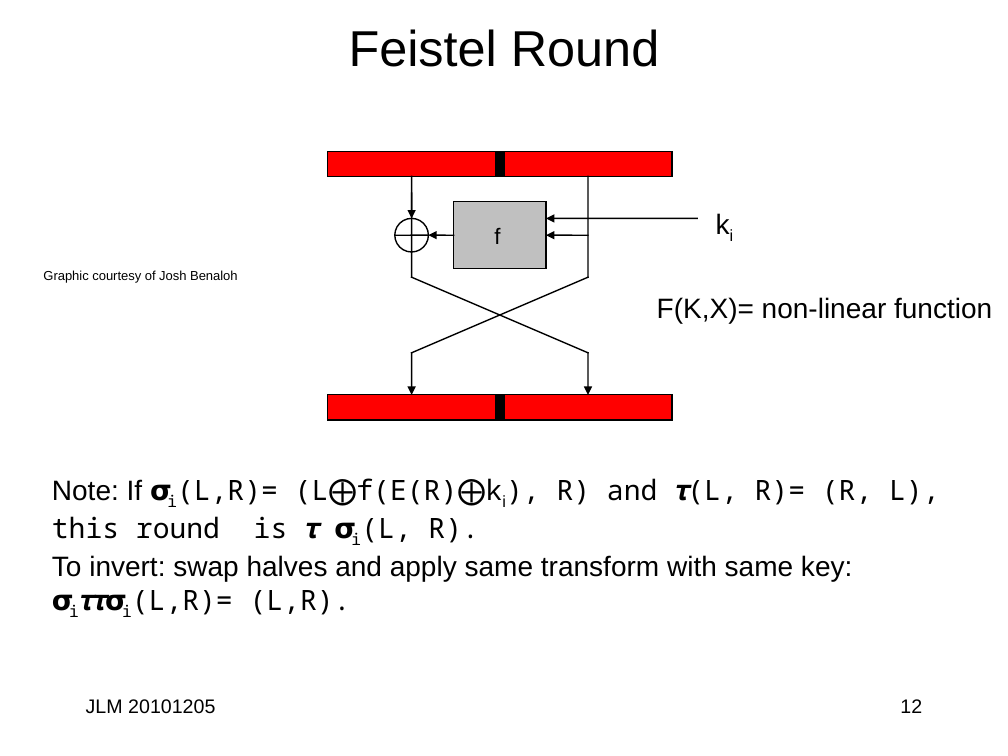
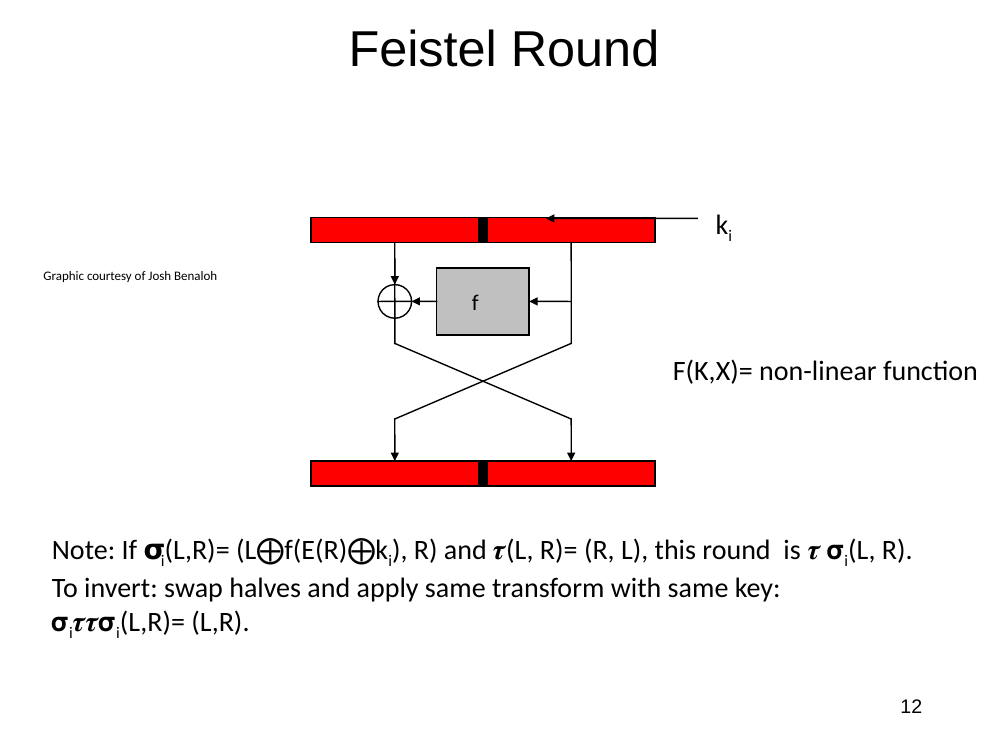
Before and after one commit to jlmucb/class_notes, a slide deck: slide 12 of BerkeleyClass/CS290Spring2013/Lectures/Cryptoclass3.pptx. Drawn at 1008x756 pixels with LibreOffice and Linux fonts; fonts in the diff are those of the drawing. Boxes give left, top, right and bottom in pixels: in the first picture for what was removed or moved away, otherwise in the second. Text is boxed around its words. In the diff, an @@ line names an element or a change of style, - is before the commit and + after.

```diff
--- a/BerkeleyClass/CS290Spring2013/Lectures/Cryptoclass3.pptx
+++ b/BerkeleyClass/CS290Spring2013/Lectures/Cryptoclass3.pptx
@@ 3 rectangles: place and size @@
-3 rectangles at <box>328,151,546,420</box>
+3 rectangles at <box>310,218,529,486</box>
@@ font Arial to Calibri in 4 elements at <box>706,202,746,245</box>, <box>43,271,217,282</box>, <box>673,359,978,384</box>, <box>436,268,529,336</box> @@
@@ 5 lines, 5 arrows, 4 rectangles, 1 ellipse: place and size @@
-5 lines, 5 arrows, 4 rectangles, 1 ellipse at <box>395,151,672,420</box>
+5 lines, 5 arrows, 4 rectangles, 1 ellipse at <box>378,218,655,486</box>
@@ text "F(K,X)= non-linear function": place and size @@
-text "F(K,X)= non-linear function" at <box>657,297,992,323</box>
+text "F(K,X)= non-linear function" at <box>673,359,978,384</box>
@@ text "Note: If 𝞂i(L,R)= (L⨁f(E(R)⨁ki), R) ...": place and size @@
-text "Note: If 𝞂i(L,R)= (L⨁f(E(R)⨁ki), R) ..." at <box>52,478,939,615</box>
+text "Note: If 𝞂i(L,R)= (L⨁f(E(R)⨁ki), R) ..." at <box>52,538,913,635</box>
@@ text "Note: If 𝞂i(L,R)= (L⨁f(E(R)⨁ki), R) ..." at <box>52,538,913,635</box>: font Arial to Calibri in "Note: If (L⨁f(E(R)⨁ki),", "To invert: swap halves and apply same ..."; font Noto Sans Mono to Calibri in "𝞂i(L,R)= (L⨁f(E(R)⨁ki), R) and 𝝉(L, R)= (R, ...", "𝞂i𝝉𝝉𝞂i(L,R)= (L,R)." @@
@@ text removed at <box>86,699,215,714</box> @@
-JLM 20101205
```
Also in this commit, not shown: 50 other slides changed, 3 slides added, 3 slides removed, 19 other files.
